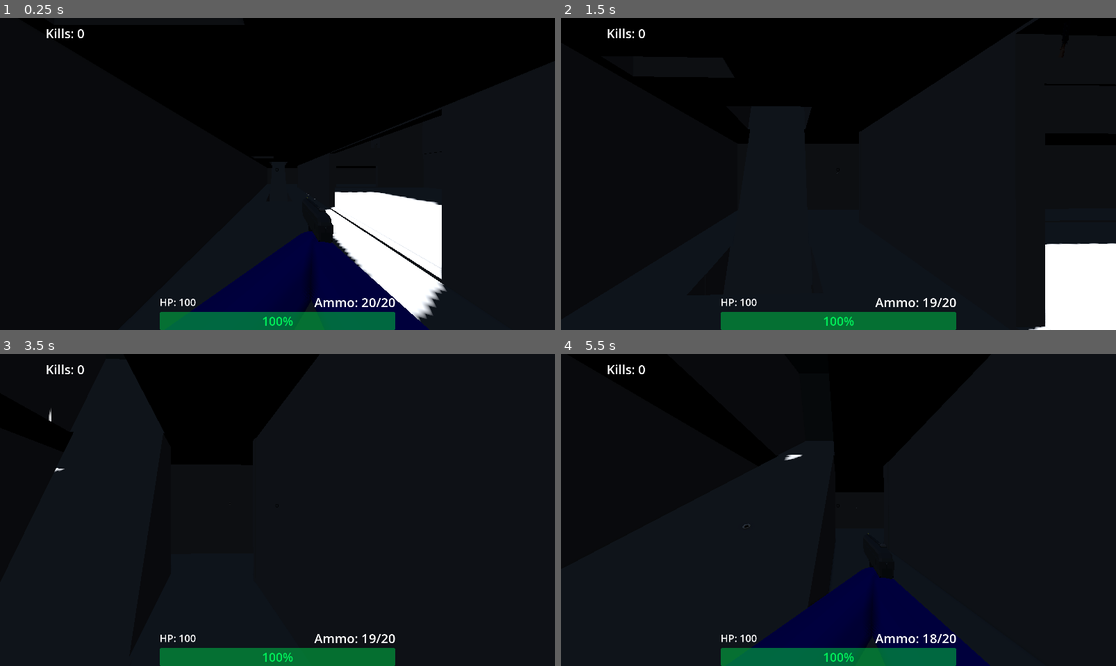
Above: before the commit, frames 1-4 (two rows, left to right).
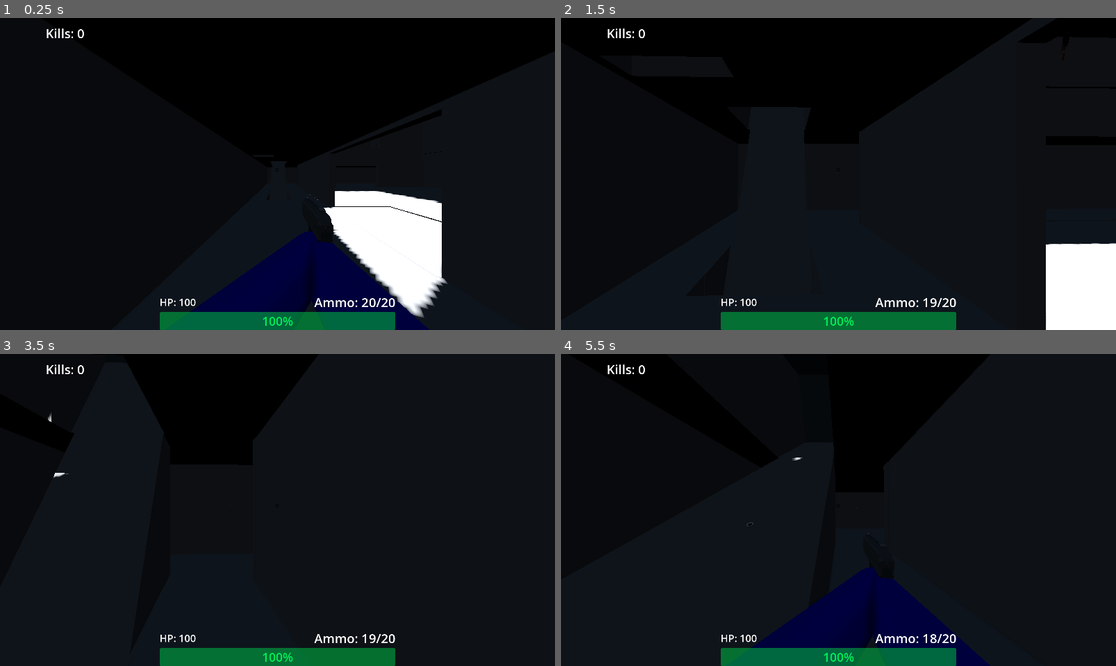
Above: after the commit, the same moments.

Repository: SaebyulH/multiplayer-game
Game: Godot game, scene res://game.tscn
Same seed, same stepped clock (60 frames per second), same inputs: the game is played once before the commit and once after it. This scene is started directly instead of the project's main scene. A sky picture missing from this copy of the repository is replaced by a grey-blue gradient.
Inputs (mouse positions are in pixels of both pictures, inside the frame that each line leads up to):
- Up to frame 1 (0.25 s): no input
- Up to frame 2 (1.5 s): move the mouse to (866, 174) at 0.52 s; hold Right mouse button (ads) 0.53-1.28 s; hold W (forward) from 0.53 s (still down); tap Space (jump) at 0.77 s; move the mouse to (810, 174) at 1.27 s; click (810, 174) at 1.35 s
- Up to frame 3 (3.5 s): keep holding W (forward); tap Space (jump) at 1.52, 3.02 s; move the mouse to (288, 503) at 2.02 s; hold Mouse wheel down (weapon_next) 2.03-2.78 s; move the mouse to (271, 516) at 2.77 s; tap Mouse wheel up (weapon_prev) at 2.85 s
- Up to frame 4 (5.5 s): keep holding W (forward); move the mouse to (877, 513) at 3.52 s; hold Right mouse button (ads) 3.53-4.28 s; tap Space (jump) at 3.77, 4.52 s; move the mouse to (794, 506) at 4.27 s; click (794, 506) at 4.35 s; move the mouse to (844, 510) at 5.02 s; hold Mouse wheel down (weapon_next) from 5.03 s (still down)

The runs differ from the first frame. In frame 1, 1.0% of the frame differs, in the area x 48-81%, y 45-98%; in frame 2, 0.1%; in frame 3, 0.1%; in frame 4, less than 0.1%.

Commit message:
Update game.tscn

Diff:
--- a/game.tscn
+++ b/game.tscn
@@ -134,17 +134,17 @@
 size = Vector3(43.64598, 6.180176, 83.6821)
 
 [node name="CSGBox3D16" type="CSGBox3D" parent="CSGCombiner3D" unique_id=1544253630]
-transform = Transform3D(1, 0, 0, 0, 1, 0, 0, 0, 1, 4.5545654, 3.4632835, 17.848366)
-operation = 2
-size = Vector3(53.1192, 6.180176, 78.75927)
+transform = Transform3D(1, 0, 0, 0, 1, 0, 0, 0, 1, 4.012844, 3.6652808, 17.742968)
+operation = 2
+size = Vector3(51.942703, 6.180176, 78.75927)
 
 [node name="CSGBox3D6" type="CSGBox3D" parent="CSGCombiner3D" unique_id=681176957]
 transform = Transform3D(1, 0, 0, 0, 1, 0, 0, 0, 1, -17.85534, 2.308857, -1.2267485)
 size = Vector3(3.4426808, 15, 16.785566)
 
 [node name="CSGBox3D7" type="CSGBox3D" parent="CSGCombiner3D" unique_id=912699929]
-transform = Transform3D(1, 0, 0, 0, 1, 0, 0, 0, 1, 27.974508, 2.308857, -1.2267485)
-size = Vector3(3.0962183, 15, 16.785566)
+transform = Transform3D(1, 0, 0, 0, 1, 0, 0, 0, 1, 25.42433, 2.308857, -1.2267485)
+size = Vector3(3.2939165, 15, 16.785566)
 
 [node name="CSGBox3D15" type="CSGBox3D" parent="CSGCombiner3D" unique_id=100022916]
 transform = Transform3D(0.99999464, -0.0011908966, 0.0030498472, 0.0025580318, 0.8655921, -0.5007433, -0.0020435934, 0.50074846, 0.8655905, -17.885237, 6.4801617, 1.862258)
@@ -181,8 +181,8 @@
 size = Vector3(36.11902, 8.05127, 0.99609375)
 
 [node name="CSGBox3D46" type="CSGBox3D" parent="CSGCombiner3D" unique_id=545546496]
-transform = Transform3D(0.99999374, -0.0027472218, 0.0022120415, 0.0027493974, 0.99999577, -0.0009777757, -0.0022093377, 0.000983859, 0.999997, 5.6989393, 13.927631, 57.149933)
-size = Vector3(36.11902, 8.05127, 0.99609375)
+transform = Transform3D(0.99999374, -0.0027472218, 0.0022120415, 0.0027493974, 0.99999577, -0.0009777757, -0.0022093377, 0.000983859, 0.999997, 6.1072464, 13.928755, 57.149033)
+size = Vector3(45.31955, 8.05127, 0.99609375)
 
 [node name="CSGBox3D38" type="CSGBox3D" parent="CSGCombiner3D" unique_id=1426862383]
 transform = Transform3D(0.99999374, -0.0027472218, 0.0022120415, 0.0027493974, 0.99999577, -0.0009777757, -0.0022093377, 0.000983859, 0.999997, 5.6989393, 4.3365974, -6.190546)
@@ -257,9 +257,19 @@
 size = Vector3(0.6152402, 8.05127, 15.103607)
 
 [node name="CSGBox3D49" type="CSGBox3D" parent="CSGCombiner3D" unique_id=2109499801]
-transform = Transform3D(1, 0, 0, 0, 1, 0, 0, 0, 1, 5.607666, 13.095605, 59.975548)
-operation = 2
-size = Vector3(36.215332, 4.1551514, 3.628418)
+transform = Transform3D(1, 0, 0, 0, 1, 0, 0, 0, 1, 5.607666, 13.095605, 60.738792)
+operation = 2
+size = Vector3(36.215332, 4.1551514, 2.1019287)
+
+[node name="CSGBox3D51" type="CSGBox3D" parent="CSGCombiner3D" unique_id=1182672034]
+transform = Transform3D(1, 0, 0, 0, 1, 0, 0, 0, 1, -15.127427, 13.095605, 57.1354)
+operation = 2
+size = Vector3(2.1070557, 4.1551514, 3.161316)
+
+[node name="CSGBox3D52" type="CSGBox3D" parent="CSGCombiner3D" unique_id=720666545]
+transform = Transform3D(1, 0, 0, 0, 1, 0, 0, 0, 1, 26.11147, 13.095605, 57.1354)
+operation = 2
+size = Vector3(2.1070557, 4.1551514, 3.161316)
 
 [node name="CSGBox3D23" type="CSGBox3D" parent="CSGCombiner3D" unique_id=366224995]
 transform = Transform3D(0.99999374, -0.0027472218, 0.0022120415, 0.0027493974, 0.99999577, -0.0009777757, -0.0022093377, 0.000983859, 0.999997, 23.561268, 13.867622, 25.488258)
